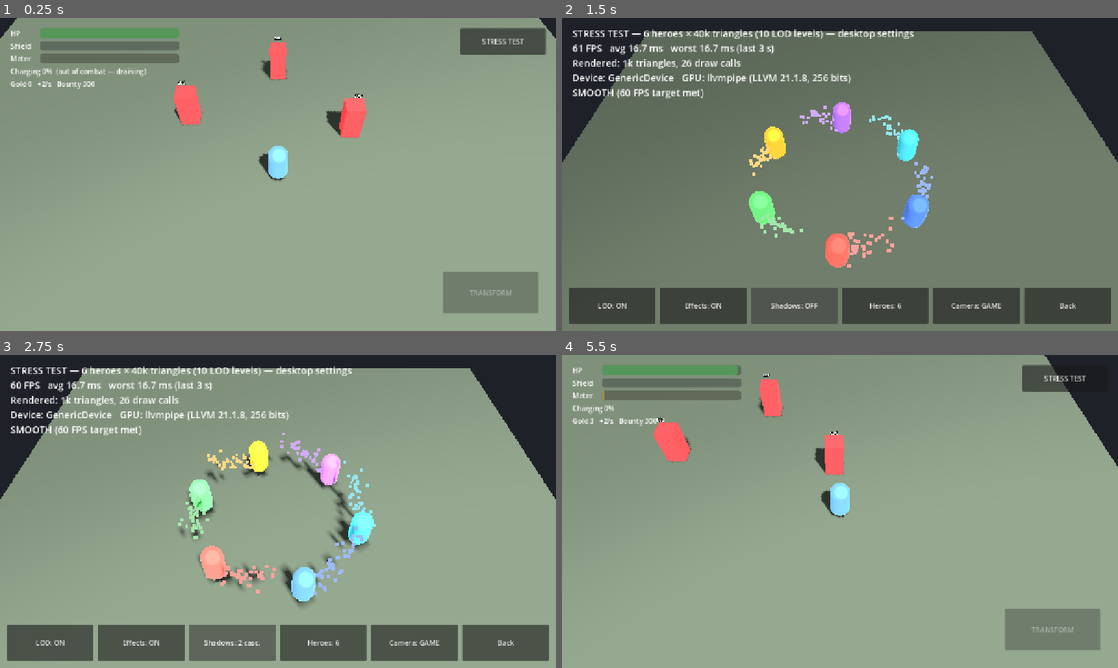
Above: before the commit, frames 1-4 (two rows, left to right).
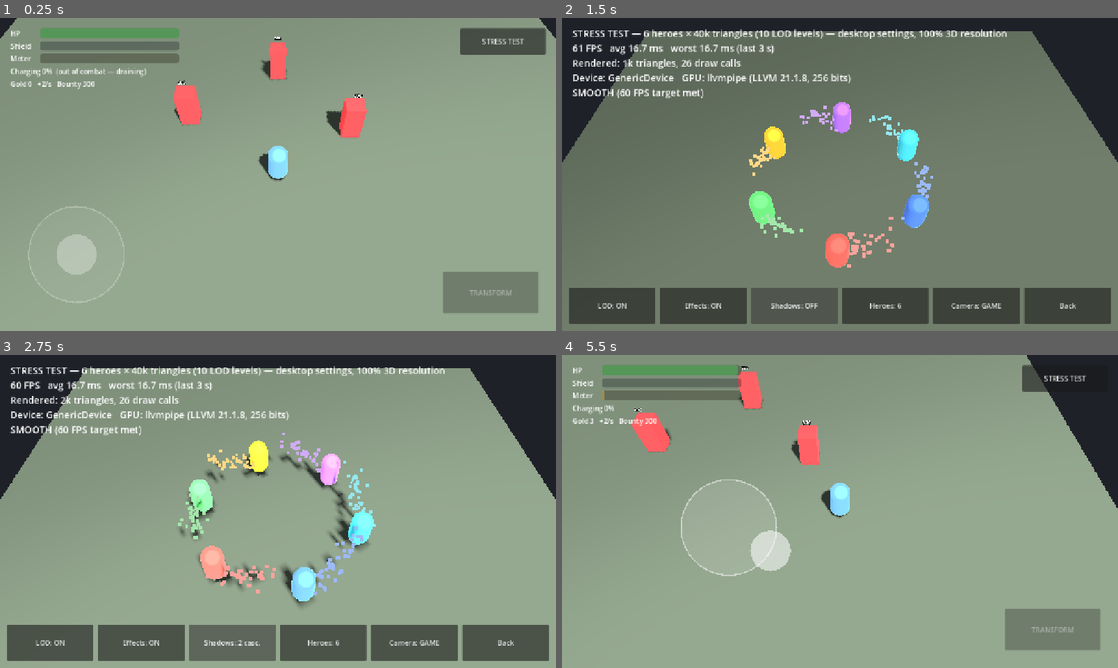
Above: after the commit, the same moments.

Repository: TamanegiNinja25/FZFoC_Mobile
Game: Godot game, scene res://scenes/main.tscn
Same seed, same stepped clock (60 frames per second), same inputs: the game is played once before the commit and once after it.
Inputs (mouse positions are in pixels of both pictures, inside the frame that each line leads up to):
- Up to frame 1 (0.25 s): no input
- Up to frame 2 (1.5 s): click "STRESS TEST" at 0.5 s; click "Shadows: 4 casc." at 1.25 s
- Up to frame 3 (2.75 s): click "Shadows: OFF" at 2 s
- Up to frame 4 (5.5 s): click "Shadows: 2 casc." at 2.75 s; click "Back" at 3.5 s; tap Enter at 4.25 s; move the mouse to (962, 495) at 4.27 s; hold D (move_right) 4.28-5 s; tap Space (transform) at 4.35 s; click (962, 495) at 4.42 s; drag from (728, 527) to (812, 574) at 5.02 s

The runs differ from the first frame. In frame 1, 1.0% of the frame differs, in the area x 5-23%, y 60-92%; in frame 2, 0.2%; in frame 3, 0.2%; in frame 4, 5.4%, in the area x 12-100%, y 0-71%.

Commit message:
prototype: touch joystick and 90% render resolution on phones
- Floating touch joystick (TouchJoystick) drives the move actions with
  analog strength; mouse emulates touch on desktop
- Phones render 3D at 90% (UI full resolution) via Platform helper
- Stretch aspect "expand": fills 20:9 phone screens, no black bars
- Benchmark: --bench-res mode (100/90/75%, two rounds); measured on
  the Infinix NOTE 30: GPU 13.7 -> 7.4 ms at 90%
- New headless test: touch_test (7 checks); renamed class to avoid
  clashing with Godot 4.7's built-in VirtualJoystick

Co-Authored-By: Claude Opus 5.5 <noreply@anthropic.com>

Diff:
--- a/Prototype/project.godot
+++ b/Prototype/project.godot
@@ -15,7 +15,12 @@
 window/size/viewport_width=1280
 window/size/viewport_height=720
 window/stretch/mode="canvas_items"
+window/stretch/aspect="expand"
 window/handheld/orientation=0
+
+[input_devices]
+
+pointing/emulate_touch_from_mouse=true
 
 [rendering]
 
--- a/Prototype/scripts/hud.gd
+++ b/Prototype/scripts/hud.gd
@@ -3,6 +3,7 @@
 ## Health, shield, meter and form countdown, plus a touch-friendly transform button.
 
 var hero: Hero
+var joystick := TouchJoystick.new()
 
 var _hp_bar := ProgressBar.new()
 var _shield_bar := ProgressBar.new()
@@ -22,6 +23,8 @@
 
 
 func _ready() -> void:
+	add_child(joystick)  # first, so buttons draw on top of it
+
 	var panel := VBoxContainer.new()
 	panel.position = Vector2(24, 24)
 	panel.add_theme_constant_override("separation", 6)
--- a/Prototype/scripts/main.gd
+++ b/Prototype/scripts/main.gd
@@ -11,6 +11,7 @@
 }
 
 var hero: Hero
+var hud: Hud
 var camera: Camera3D
 
 
@@ -21,6 +22,7 @@
 		get_tree().change_scene_to_file.call_deferred("res://scenes/stress_test.tscn")
 		return
 	_register_inputs()
+	Platform.apply_render_scale(get_viewport())
 	_build_world()
 
 	hero = Hero.new()
@@ -32,7 +34,7 @@
 		dummy.position = spot
 		add_child(dummy)
 
-	var hud := Hud.new()
+	hud = Hud.new()
 	add_child(hud)
 	hud.setup(hero)
 
--- a/Prototype/scripts/platform.gd
+++ b/Prototype/scripts/platform.gd
@@ -1,7 +1,8 @@
 class_name Platform
 extends RefCounted
-## Platform-specific rendering settings.
-## Phones use 2 sun-shadow cascades (decision 2026-11-08); desktop keeps Godot's default 4.
+## Platform-specific rendering settings (decisions 2026-11-08):
+## - phones use 2 sun-shadow cascades; desktop keeps Godot's default 4;
+## - phones render the 3D scene at 90% resolution; the UI stays at full resolution.
 ## Pass `-- --phone` on the command line to simulate phone settings on a PC.
 
 
@@ -11,6 +12,15 @@
 
 static func shadow_cascades() -> int:
 	return 2 if is_phone() else 4
+
+
+## Scale of the 3D render; 2D UI is unaffected.
+static func render_scale() -> float:
+	return 0.9 if is_phone() else 1.0
+
+
+static func apply_render_scale(viewport: Viewport, scale := render_scale()) -> void:
+	viewport.scaling_3d_scale = scale
 
 
 ## 0 turns shadows off; 1, 2 or 4 sets the number of cascades.
--- a/Prototype/scripts/stress_test.gd
+++ b/Prototype/scripts/stress_test.gd
@@ -43,6 +43,7 @@
 
 func _ready() -> void:
 	RenderingServer.viewport_set_measure_render_time(get_viewport().get_viewport_rid(), true)
+	Platform.apply_render_scale(get_viewport())
 	hero_mesh = _build_hero_mesh()
 	_build_world()
 	_set_hero_count(6)
@@ -72,9 +73,24 @@
 	{"label": "6 heroes, LOD off, 2 casc.", "heroes": 6, "lod": false, "close": false, "cascades": 2},
 	{"label": "12 heroes, LOD off, 2 casc.", "heroes": 12, "lod": false, "close": false, "cascades": 2},
 	# Isolate per-pixel cost: same scene as step 2 with fewer pixels, or without particles.
+	{"label": "6 heroes, LOD on, 2 casc., 90% res.", "heroes": 6, "lod": true, "close": false, "cascades": 2, "scale": 0.9},
+	{"label": "12 heroes, LOD off, 2 casc., 90% res.", "heroes": 12, "lod": false, "close": false, "cascades": 2, "scale": 0.9},
 	{"label": "6 heroes, LOD on, 2 casc., 75% res.", "heroes": 6, "lod": true, "close": false, "cascades": 2, "scale": 0.75},
 	{"label": "6 heroes, LOD on, 2 casc., no effects", "heroes": 6, "lod": true, "close": false, "cascades": 2, "effects": false},
 ]
+
+
+## Short resolution comparison (`-- --benchmark --bench-res`): the phone-default
+## scene at three render scales, run twice so clock drift between steps shows up.
+const BENCH_RES_STEPS := [
+	{"label": "round 1: 100% res.", "heroes": 6, "lod": true, "close": false, "cascades": 2, "scale": 1.0},
+	{"label": "round 1: 90% res.", "heroes": 6, "lod": true, "close": false, "cascades": 2, "scale": 0.9},
+	{"label": "round 1: 75% res.", "heroes": 6, "lod": true, "close": false, "cascades": 2, "scale": 0.75},
+	{"label": "round 2: 100% res.", "heroes": 6, "lod": true, "close": false, "cascades": 2, "scale": 1.0},
+	{"label": "round 2: 90% res.", "heroes": 6, "lod": true, "close": false, "cascades": 2, "scale": 0.9},
+	{"label": "round 2: 75% res.", "heroes": 6, "lod": true, "close": false, "cascades": 2, "scale": 0.75},
+]
+var _steps: Array = BENCH_RES_STEPS if "--bench-res" in OS.get_cmdline_user_args() else BENCH_STEPS
 
 
 func _apply_config(config: Dictionary) -> void:
@@ -93,7 +109,7 @@
 
 func _tick_benchmark(delta: float) -> void:
 	if _bench_step == 0 and _bench_clock == 0.0:
-		_apply_config(BENCH_STEPS[0])
+		_apply_config(_steps[0])
 	_bench_clock += delta
 	if _bench_clock > 1.0:  # skip the first second of each step (warm-up)
 		_bench_samples.append(delta)
@@ -111,14 +127,14 @@
 	var triangles := RenderingServer.get_rendering_info(RenderingServer.RENDERING_INFO_TOTAL_PRIMITIVES_IN_FRAME)
 	var gpu_ms := _average(_bench_gpu)
 	var cpu_ms := _average(_bench_cpu)
-	print("BENCH | %-40s | %5.1f FPS | avg %5.2f ms | worst %5.2f ms | GPU %5.2f ms | CPU %5.2f ms | %4dk tris" % [BENCH_STEPS[_bench_step].label, 1.0 / avg, avg * 1000.0, worst * 1000.0, gpu_ms, cpu_ms, triangles / 1000])
+	print("BENCH | %-40s | %5.1f FPS | avg %5.2f ms | worst %5.2f ms | GPU %5.2f ms | CPU %5.2f ms | %4dk tris" % [_steps[_bench_step].label, 1.0 / avg, avg * 1000.0, worst * 1000.0, gpu_ms, cpu_ms, triangles / 1000])
 	_bench_step += 1
 	_bench_clock = 0.0001
 	_bench_samples.clear()
 	_bench_gpu.clear()
 	_bench_cpu.clear()
-	if _bench_step < BENCH_STEPS.size():
-		_apply_config(BENCH_STEPS[_bench_step])
+	if _bench_step < _steps.size():
+		_apply_config(_steps[_bench_step])
 	else:
 		print("BENCH | device: %s | GPU: %s" % [OS.get_model_name(), RenderingServer.get_video_adapter_name()])
 		get_tree().quit()
@@ -321,7 +337,7 @@
 	var draw_calls := RenderingServer.get_rendering_info(RenderingServer.RENDERING_INFO_TOTAL_DRAW_CALLS_IN_FRAME)
 	var verdict := "SMOOTH (60 FPS target met)" if fps >= 55 else ("PLAYABLE (30 FPS target met)" if fps >= 28 else "TOO SLOW — lower the budget")
 	_stats.text = "\n".join([
-		"STRESS TEST — %d heroes × %dk triangles (%d LOD levels) — %s settings" % [heroes.size(), hero_triangles / 1000, hero_lod_levels, "phone" if Platform.is_phone() else "desktop"],
+		"STRESS TEST — %d heroes × %dk triangles (%d LOD levels) — %s settings, %d%% 3D resolution" % [heroes.size(), hero_triangles / 1000, hero_lod_levels, "phone" if Platform.is_phone() else "desktop", roundi(get_viewport().scaling_3d_scale * 100.0)],
 		"%d FPS   avg %.1f ms   worst %.1f ms (last 3 s)" % [fps, avg_ms, worst * 1000.0],
 		"Rendered: %dk triangles, %d draw calls" % [triangles / 1000, draw_calls],
 		"Device: %s   GPU: %s" % [OS.get_model_name(), RenderingServer.get_video_adapter_name()],
--- /dev/null
+++ b/Prototype/scripts/touch_joystick.gd
@@ -0,0 +1,109 @@
+class_name TouchJoystick
+extends Control
+## Floating touch joystick for the left thumb. The stick appears wherever a
+## finger lands in the lower-left zone and drives the existing move_* actions
+## with analog strength, so the hero reads it through Input.get_vector()
+## exactly like the keyboard.
+
+## Maximum knob travel from the centre, in UI pixels.
+@export var radius := 110.0
+## Below this fraction of full travel the stick reports no movement.
+@export var deadzone := 0.15
+## Touches that start left of this fraction of the screen width…
+@export var zone_width := 0.45
+## …and below this fraction of its height grab the stick (keeps the HUD bars free).
+@export var zone_top := 0.3
+
+## Current direction and strength, length 0..1.
+var output := Vector2.ZERO
+
+var _finger := -1
+var _base := Vector2.ZERO
+var _knob := Vector2.ZERO
+var _rest := Vector2.ZERO
+
+
+func _ready() -> void:
+	set_anchors_preset(Control.PRESET_FULL_RECT)
+	mouse_filter = Control.MOUSE_FILTER_IGNORE
+	_update_rest()
+	get_viewport().size_changed.connect(_update_rest)
+
+
+func is_active() -> bool:
+	return _finger != -1
+
+
+func _input(event: InputEvent) -> void:
+	handle_input(event)
+
+
+## Public entry point so tests can feed touch events directly.
+func handle_input(event: InputEvent) -> void:
+	if event is InputEventScreenTouch:
+		if event.pressed and _finger == -1 and _in_zone(event.position):
+			_finger = event.index
+			_base = event.position
+			_move_knob(event.position)
+			get_viewport().set_input_as_handled()
+		elif not event.pressed and event.index == _finger:
+			_release()
+	elif event is InputEventScreenDrag and event.index == _finger:
+		_move_knob(event.position)
+		get_viewport().set_input_as_handled()
+
+
+func _in_zone(point: Vector2) -> bool:
+	var size := get_viewport_rect().size
+	return point.x < size.x * zone_width and point.y > size.y * zone_top
+
+
+func _move_knob(point: Vector2) -> void:
+	var offset := (point - _base).limit_length(radius)
+	_knob = _base + offset
+	var stick := offset / radius
+	output = Vector2.ZERO if stick.length() < deadzone else stick
+	_apply(output)
+	queue_redraw()
+
+
+func _release() -> void:
+	_finger = -1
+	output = Vector2.ZERO
+	_apply(output)
+	_base = _rest
+	_knob = _rest
+	queue_redraw()
+
+
+func _apply(stick: Vector2) -> void:
+	_set_axis("move_left", "move_right", stick.x)
+	_set_axis("move_up", "move_down", stick.y)
+
+
+func _set_axis(negative: StringName, positive: StringName, value: float) -> void:
+	if value < 0.0:
+		Input.action_press(negative, -value)
+		Input.action_release(positive)
+	elif value > 0.0:
+		Input.action_press(positive, value)
+		Input.action_release(negative)
+	else:
+		Input.action_release(negative)
+		Input.action_release(positive)
+
+
+func _update_rest() -> void:
+	var size := get_viewport_rect().size
+	_rest = Vector2(radius * 1.6, size.y - radius * 1.6)
+	if _finger == -1:
+		_base = _rest
+		_knob = _rest
+	queue_redraw()
+
+
+func _draw() -> void:
+	var active := is_active()
+	draw_circle(_base, radius, Color(1, 1, 1, 0.12 if active else 0.06))
+	draw_arc(_base, radius, 0.0, TAU, 48, Color(1, 1, 1, 0.5 if active else 0.25), 3.0)
+	draw_circle(_knob, radius * 0.42, Color(1, 1, 1, 0.55 if active else 0.3))
--- /dev/null
+++ b/Prototype/tests/touch_test.gd
@@ -0,0 +1,71 @@
+extends SceneTree
+## Headless check of the touch joystick and render scale:
+##   Godot_v4.7.2-stable_win64_console.exe --headless --path Prototype -s res://tests/touch_test.gd
+## Simulates a finger landing in the joystick zone, dragging right, and lifting.
+
+var _main: Node
+var _joystick: TouchJoystick
+var _frames := 0
+var _start_x := 0.0
+var _failures: Array[String] = []
+
+
+func _initialize() -> void:
+	_main = load("res://scenes/main.tscn").instantiate()
+	root.add_child(_main)
+
+
+func _process(_delta: float) -> bool:
+	_frames += 1
+	match _frames:
+		5:
+			_check(is_equal_approx(_main.get_viewport().scaling_3d_scale, Platform.render_scale()), "3D render scale matches platform (%.2f)" % Platform.render_scale())
+			_joystick = _main.hud.joystick
+			var size := _joystick.get_viewport_rect().size
+			# A touch on the right half must not grab the stick.
+			_joystick.handle_input(_touch(0, Vector2(size.x * 0.8, size.y * 0.8), true))
+			_check(not _joystick.is_active(), "touch outside the zone is ignored")
+			_joystick.handle_input(_touch(0, Vector2(size.x * 0.8, size.y * 0.8), false))
+			# Finger lands bottom-left, then drags right past full travel.
+			var start := Vector2(size.x * 0.2, size.y * 0.75)
+			_joystick.handle_input(_touch(1, start, true))
+			_check(_joystick.is_active(), "touch in the zone grabs the stick")
+			_joystick.handle_input(_drag(1, start + Vector2(_joystick.radius * 2.0, 0)))
+			var v := Input.get_vector("move_left", "move_right", "move_up", "move_down")
+			_check(v.x > 0.9 and absf(v.y) < 0.05, "drag right → move vector ≈ (1, 0), got %s" % v)
+			_start_x = _main.hero.global_position.x
+		45:
+			_check(_main.hero.global_position.x > _start_x + 1.0, "hero moved right (%.2f → %.2f)" % [_start_x, _main.hero.global_position.x])
+			_joystick.handle_input(_touch(1, Vector2.ZERO, false))
+			var v := Input.get_vector("move_left", "move_right", "move_up", "move_down")
+			_check(v == Vector2.ZERO and not _joystick.is_active(), "lifting the finger stops input")
+			_start_x = _main.hero.global_position.x
+		60:
+			_check(absf(_main.hero.global_position.x - _start_x) < 0.01, "hero stops after release")
+			for failure in _failures:
+				printerr("FAIL: " + failure)
+			print("TOUCH TEST %s (%d checks failed)" % ["PASSED" if _failures.is_empty() else "FAILED", _failures.size()])
+			quit(1 if _failures.size() else 0)
+	return false
+
+
+func _touch(index: int, position: Vector2, pressed: bool) -> InputEventScreenTouch:
+	var event := InputEventScreenTouch.new()
+	event.index = index
+	event.position = position
+	event.pressed = pressed
+	return event
+
+
+func _drag(index: int, position: Vector2) -> InputEventScreenDrag:
+	var event := InputEventScreenDrag.new()
+	event.index = index
+	event.position = position
+	return event
+
+
+func _check(ok: bool, what: String) -> void:
+	if ok:
+		print("ok   " + what)
+	else:
+		_failures.append(what)
Not shown, added: Prototype/scripts/touch_joystick.gd.uid
Not shown, added: Prototype/tests/touch_test.gd.uid
